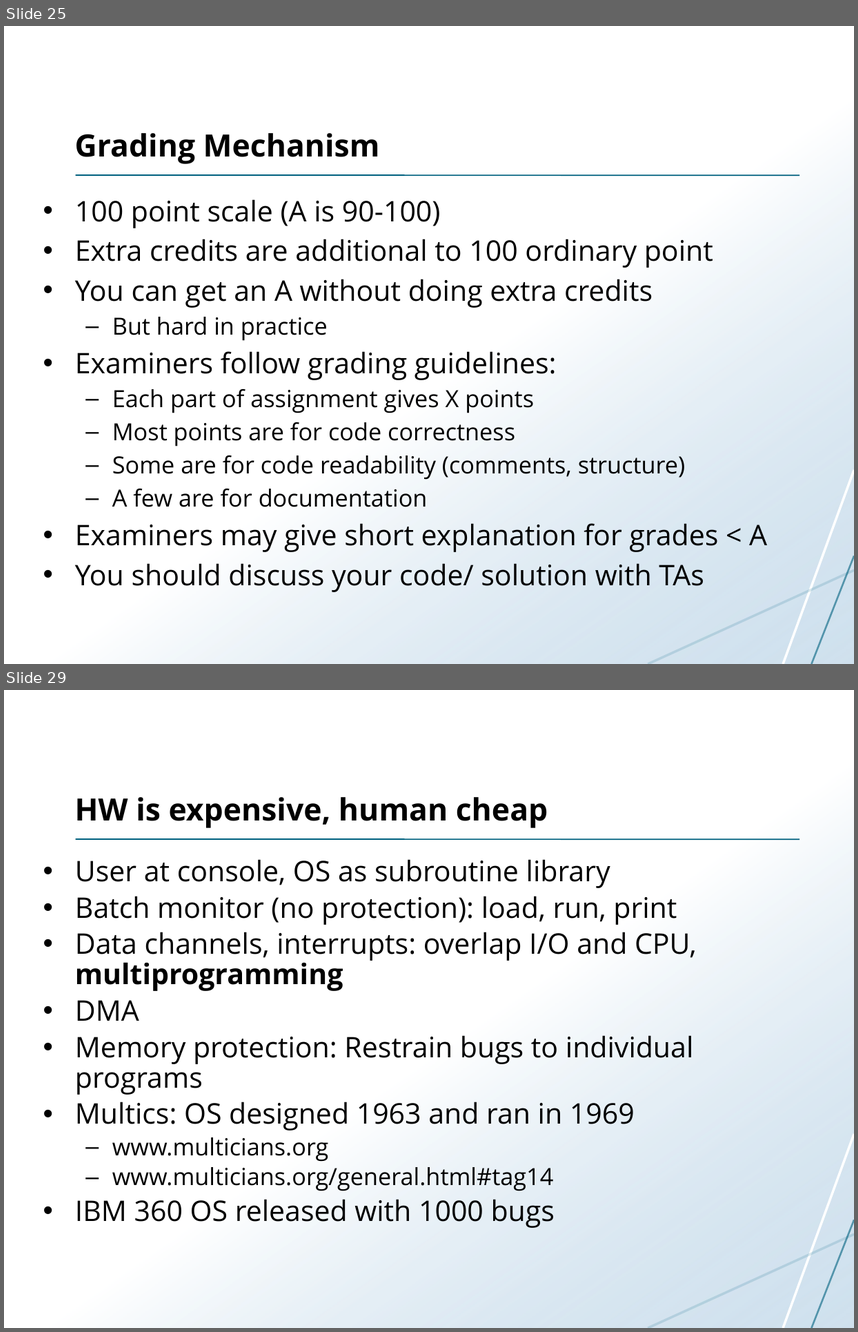
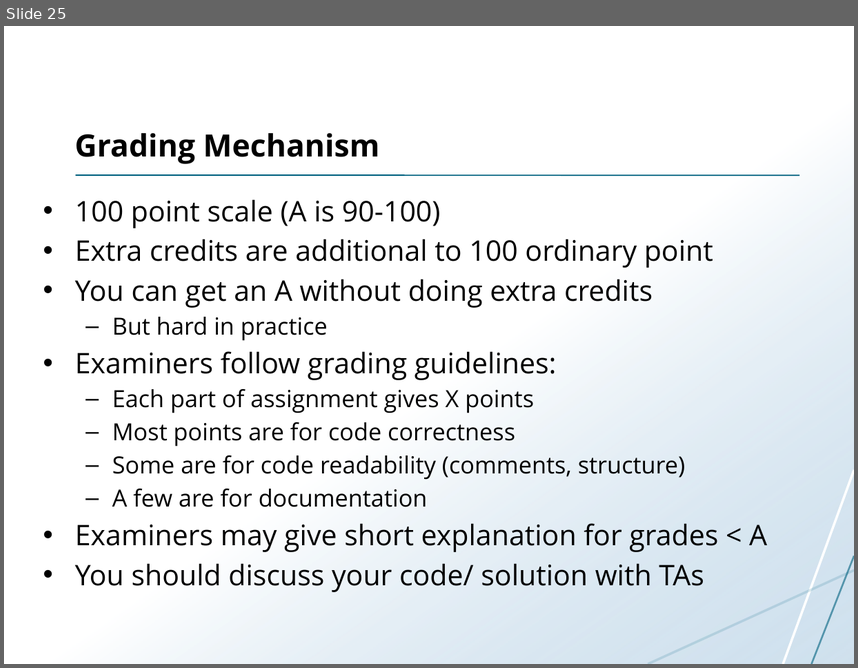
Before and after one commit to uit-inf-2201-s17/uit-inf-2201-s17.github.io, a slide deck: lectures/01-introduction.pptx. Shown one above the other, each under a label of ours: slides 25 and 29 before the commit, slide 25 after it; the slides between them are not shown. The pictures are 858x1332 and 858x668 pixels, drawn with LibreOffice and Linux fonts; fonts in the diff are those of the drawing. Boxes give left, top, right and bottom in pixels: in the first picture for what was removed or moved away, otherwise in the second. Text is boxed around its words. In the diff, an @@ line names an element or a change of style, - is before the commit and + after.

```diff
--- a/lectures/01-introduction.pptx
+++ b/lectures/01-introduction.pptx
@@ slide 29 removed at (4,690,854,1328), background #FFFFFF; not listed: 5 template elements that a slide beside it also shows @@
@@ title removed at (75,797,548,828) @@
-HW is expensive, human cheap
@@ text removed at (75,859,697,1228) @@
-• User at console, OS as subroutine library
-• Batch monitor (no protection): load, run, print
-• Data channels, interrupts: overlap I/O and CPU, multiprogramming
-• DMA
-• Memory protection: Restrain bugs to individual programs
-• Multics: OS designed 1963 and ran in 1969
-  – www.multicians.org
-  – www.multicians.org/general.html#tag14
-• IBM 360 OS released with 1000 bugs
```
Also in this commit, not shown: 3 slides changed, 1 slide added, 7 other slides removed.
